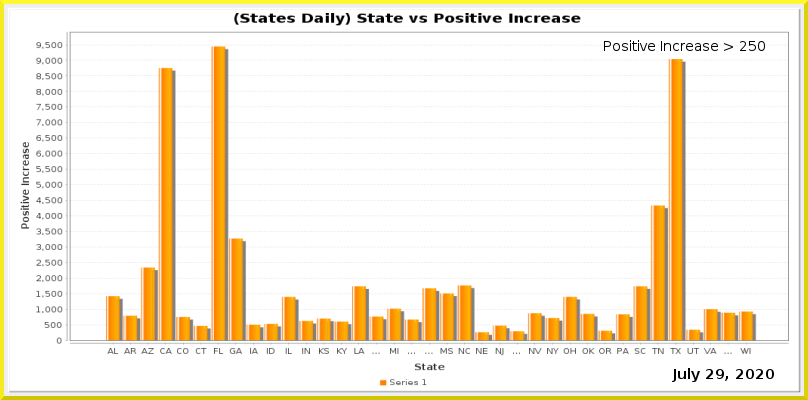
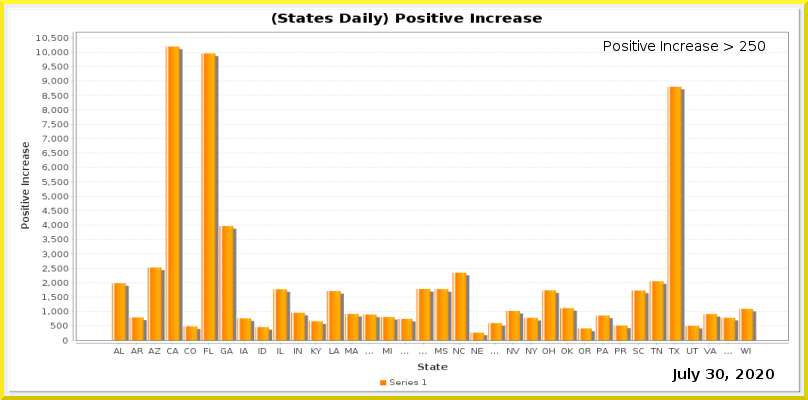
Two versions of the same layered image (808x400). Layer-by-layer changes:
painted on "Current Date" over [706,369,724,379]
painted on "Date_vs_TestIncrease.png" over [36,12,789,371]
